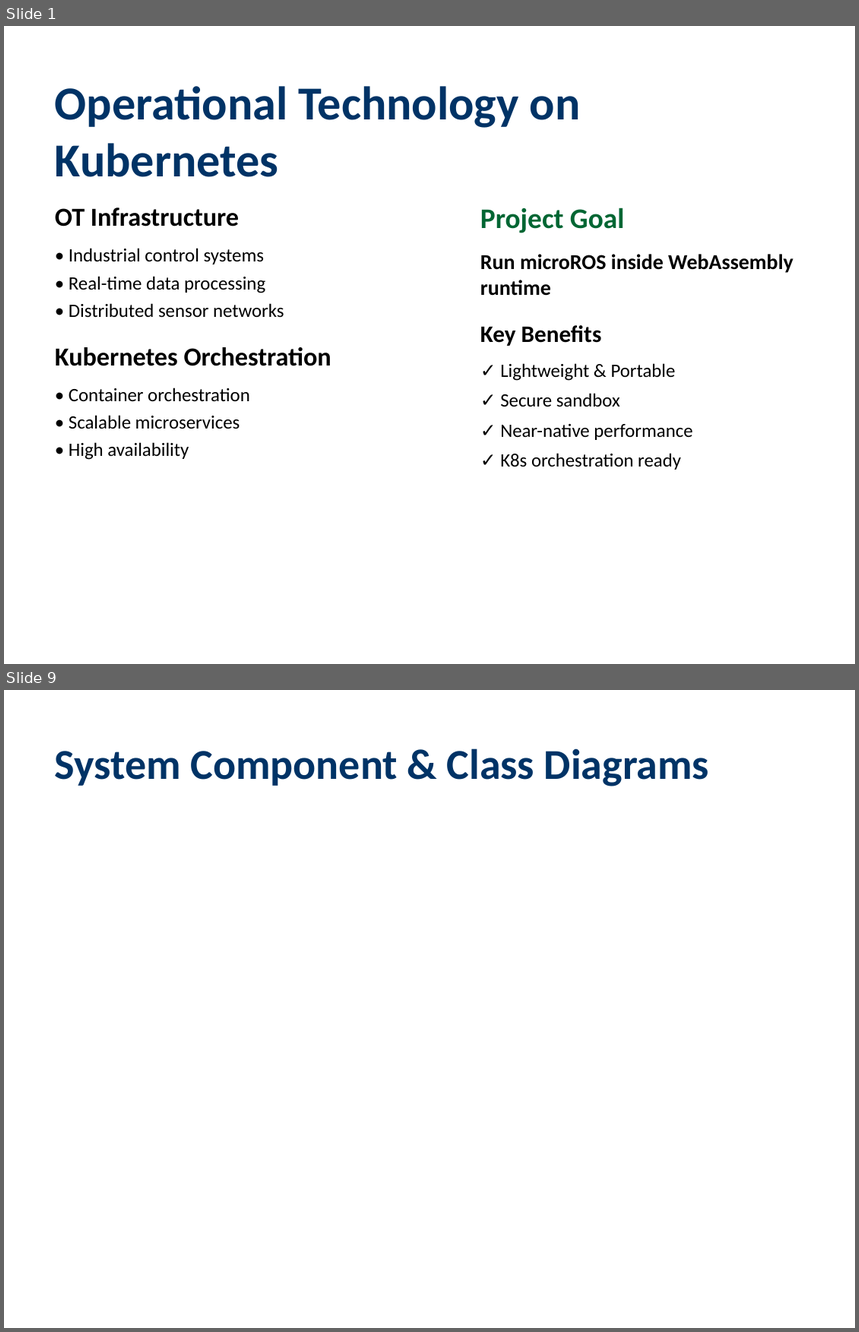
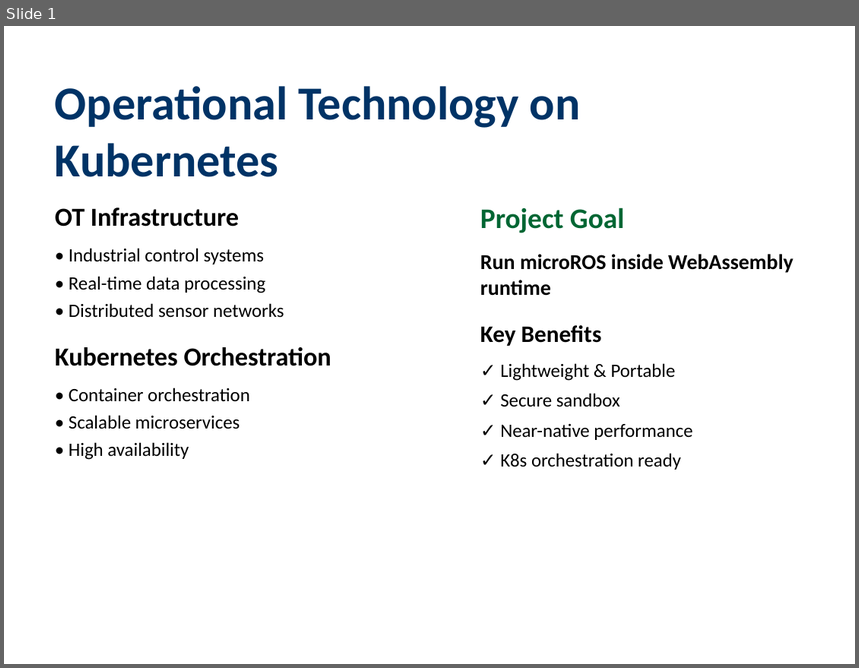
Before and after one commit to lucadagati/ros_wasm_example, a slide deck: microROS_WASM_K8s_Feasibility.pptx. Shown one above the other, each under a label of ours: slides 1 and 9 before the commit, slide 1 after it; the slides between them are not shown. The pictures are 859x1332 and 859x668 pixels, drawn with LibreOffice and Linux fonts; fonts in the diff are those of the drawing. Boxes give left, top, right and bottom in pixels: in the first picture for what was removed or moved away, otherwise in the second. Text is boxed around its words. In the diff, an @@ line names an element or a change of style, - is before the commit and + after.

Commit message:
Final PPTX: All diagrams show ROS executing INSIDE WASM runtime
- Recreated all PlantUML diagrams with explicit ROS-in-WASM labels
- Updated PPTX structure: 7 slides with clear architecture and workflow
- All diagrams emphasize: ROS code compiled to WASM, executed by WASM runtime
- No external ROS process, direct WASM-to-WASM communication
- Complete architecture schema and workflow diagrams included
- All PNG regenerated with updated visualizations

```diff
--- a/microROS_WASM_K8s_Feasibility.pptx
+++ b/microROS_WASM_K8s_Feasibility.pptx
@@ slide 9 removed at [4,690,855,1328], background #FFFFFF @@
@@ text removed at [55,749,709,787] @@
-System Component & Class Diagrams
```
Also in this commit, not shown: 4 slides changed, 2 slides added, 5 other slides removed, 9 other files.
